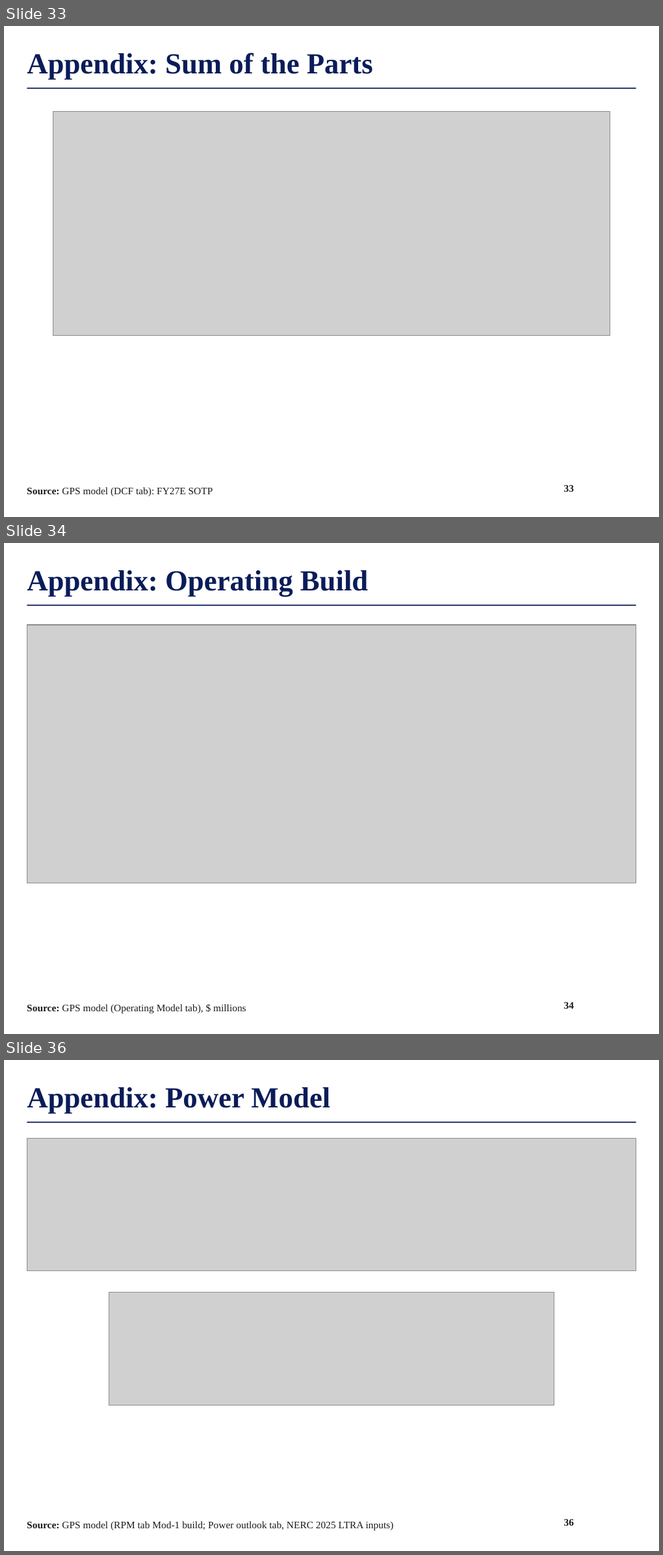
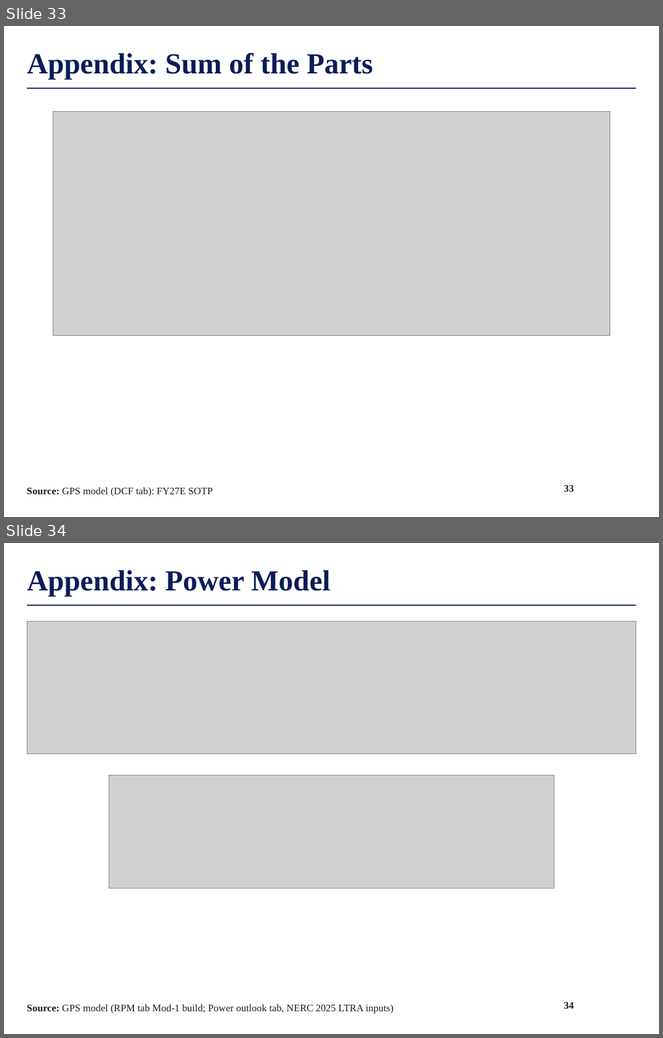
Before and after one commit to maxlsmls-dot/SPOT, a slide deck: deck/FTAI_Long_Pitch.pptx. Shown one above the other, each under a label of ours: slides 33, 34 and 36 before the commit, slides 33 and 34 after it; the slides between them are not shown. The pictures are 663x1555 and 663x1038 pixels, drawn with LibreOffice and Linux fonts; fonts in the diff are those of the drawing; grey boxes stand for pictures; background and template pictures are left out. Boxes give left, top, right and bottom in pixels: in the first picture for what was removed or moved away, otherwise in the second. Text is boxed around its words. In the diff, an @@ line names an element or a change of style, - is before the commit and + after.

```diff
--- a/deck/FTAI_Long_Pitch.pptx
+++ b/deck/FTAI_Long_Pitch.pptx
@@ slide 34 removed at <box>4,543,659,1034</box>, background #FFFFFF; not listed: 1 template element that a slide beside it also shows @@
@@ title removed at <box>27,570,369,596</box> @@
-Appendix: Operating Build
@@ picture removed at <box>27,625,636,884</box> @@
@@ text removed at <box>27,1005,246,1014</box> @@
-Source: GPS model (Operating Model tab), $ millions
@@ page number removed at <box>564,1002,574,1009</box> @@
-34
@@ what was slide 36 is now slide 34 @@
@@ page number at <box>564,1002,574,1009</box>: text changed @@
-36
+34
```
Also in this commit, not shown: 1 other slide removed, 3 other files.
